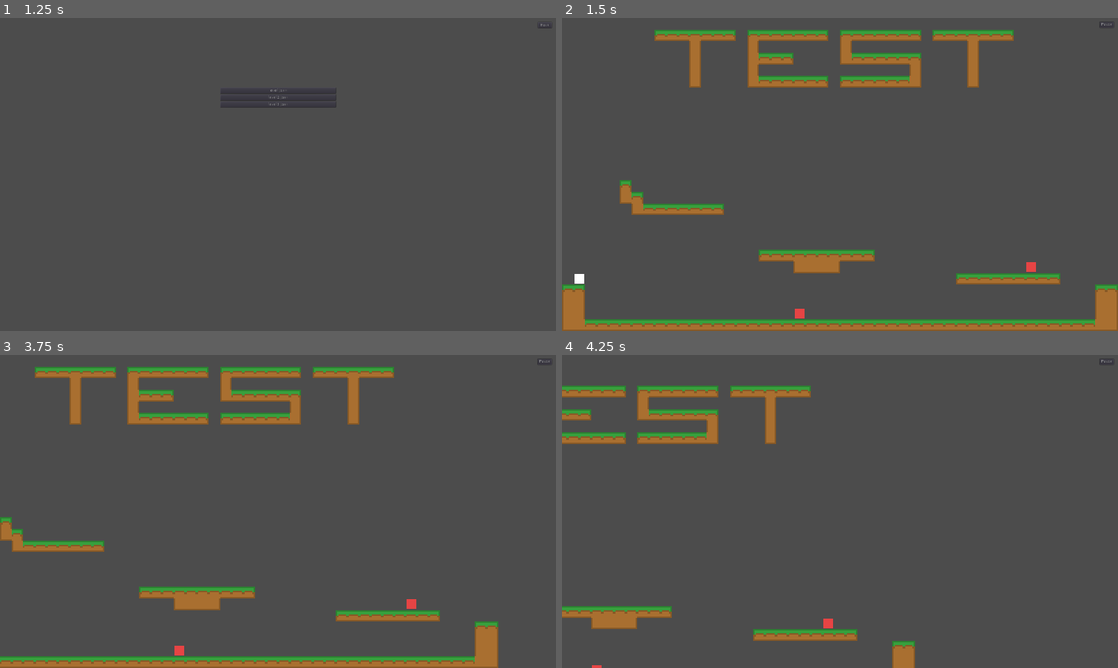
Above: before the commit, frames 1-4 (two rows, left to right).
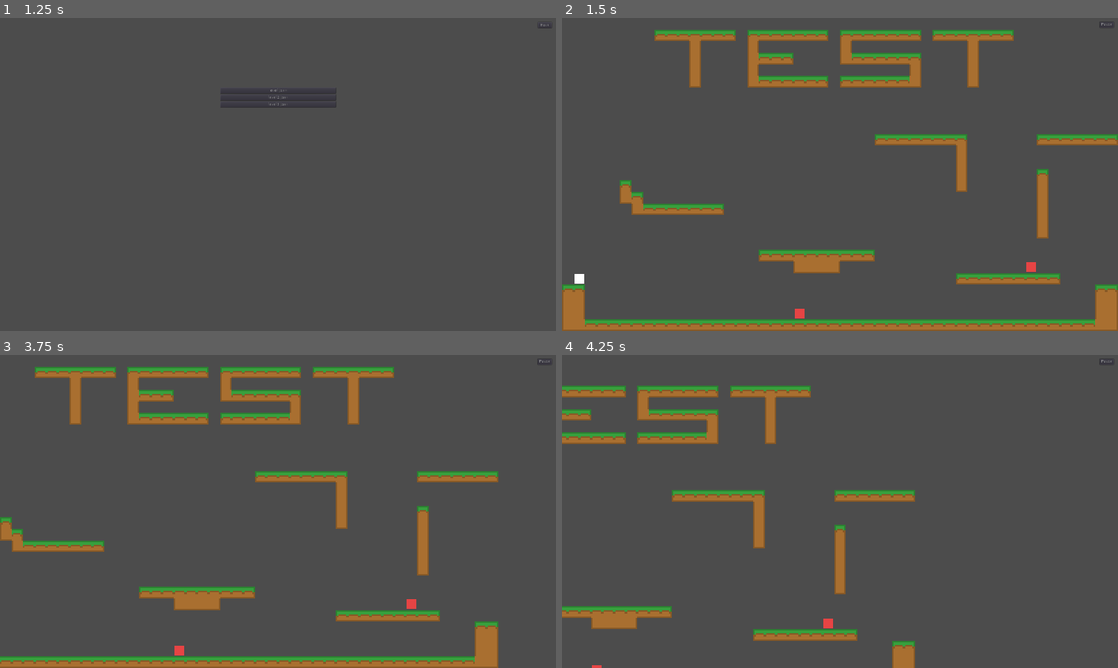
Above: after the commit, the same moments.

Repository: OscarGlo/Platformer
Game: Godot game, scene res://Scenes/GUI/MainMenu.tscn
The game is run twice, just before and just after one commit, with the same random seed, the same clock (stepped at 60 frames per second) and the same inputs.
Inputs (mouse positions are in pixels of both pictures, inside the frame that each line leads up to):
- Up to frame 1 (1.25 s): click "Edit" at 0.5 s
- Up to frame 2 (1.5 s): click "level.json" at 1.25 s
- Up to frame 3 (3.75 s): click "Pause" at 2 s; click "Back" at 2.75 s; tap Enter at 3.5 s; move the mouse to (400, 495) at 3.52 s; hold Right (ui_right) from 3.53 s (still down); hold Middle mouse button (middle_click) from 3.53 s (still down)
- Up to frame 4 (4.25 s): keep holding Right (ui_right); keep holding Middle mouse button (middle_click); tap Up (ui_up) at 3.77 s

Frame 1 is identical in both runs. In frame 2, 1.9% of the frame differs, in the area x 56-100%, y 37-71%; in frame 3, 1.9%; in frame 4, 1.9%, in the area x 19-64%, y 43-77%.

Commit message:
Wall sliding and wall jumps

Diff:
--- a/Levels/level.json
+++ b/Levels/level.json
@@ -19,15 +19,15 @@
                         "                                                ",
                         "                                                ",
                         "                                                ",
-                        "                                                ",
-                        "                                                ",
-                        "                                                ",
-                        "                                                ",
-                        "     a                                          ",
-                        "     aa                                         ",
-                        "      aaaaaaaa                                  ",
-                        "                                                ",
-                        "                                                ",
+                        "                           aaaaaaaa      aaaaaaa",
+                        "                                  a             ",
+                        "                                  a             ",
+                        "                                  a      a      ",
+                        "     a                            a      a      ",
+                        "     aa                                  a      ",
+                        "      aaaaaaaa                           a      ",
+                        "                                         a      ",
+                        "                                         a      ",
                         "                                                ",
                         "                 aaaaaaaaaa                     ",
                         "                    aaaa                        ",
--- a/Scripts/Game.gd
+++ b/Scripts/Game.gd
@@ -92,7 +92,7 @@
 	if world.get_room_at_pos(player.position) == null and world.die_out_of_bounds and not death_screen:
 		death()
 
-func process_edit(delta):
+func process_edit(_delta):
 	pass
 
 func _process(delta):
--- a/Scripts/Level/Entities/Bouncer.gd
+++ b/Scripts/Level/Entities/Bouncer.gd
@@ -1,16 +1,17 @@
 extends LivingEntity
 
-var move_speed = 2000
+var move_speed = 1000
 
 func _ready():
 	kill_on_collide = true
 	gravity = 0
 	speed = Vector2.ONE * move_speed
+	# Remove friction
 	air_friction = 1
 	air_resistance = 1
 	floor_friction = 1
 
-func _physics_process(delta):
+func _physics_process(_delta):
 	if $Up.is_colliding() or $Down.is_colliding():
 		speed.y = -speed.y
 
--- a/Scripts/Level/Entities/Exit.gd
+++ b/Scripts/Level/Entities/Exit.gd
@@ -1,7 +1,5 @@
 class_name Exit
 extends Entity
-
-signal level_end
 
 func _ready():
 	connect("body_entered", self, "on_body_entered")
--- a/Scripts/Level/Entities/Player.gd
+++ b/Scripts/Level/Entities/Player.gd
@@ -3,6 +3,8 @@
 
 const move_speed = 2300
 var jump_force = gravity * 10
+
+var wall_friction = 0.8
 
 var coyote = BufferTimer.new().with_time(0.05)
 var jump_buf = BufferTimer.new().with_time(0.1)
@@ -29,6 +31,10 @@
 		# Add speed incrementally so that max speed is move_speed
 		speed.x += direction * move_speed * (1 - (floor_friction if body.is_on_floor() else air_friction))
 
+	# Stop against walls
+	if body.is_on_wall():
+		speed.x = sign(speed.x) * epsilon
+
 func update_jump(_delta):
 	# Set timers
 	if body.is_on_floor():
@@ -44,6 +50,10 @@
 	if Input.is_action_just_pressed("ui_up"):
 		jump_buf.start()
 
+	# Wall sliding
+	if speed.y > 0 and abs(speed.x) > 0 and body.is_on_wall():
+		speed.y *= wall_friction
+
 	# Jump
 	if (jump_buf.running() and coyote.running()) or (jump_hold.running() and Input.is_action_pressed("ui_up")):
 		speed.y = -jump_force
@@ -54,6 +64,13 @@
 			# Set hold timer on jump start
 			jump_hold.start()
 
+	# Wall jump
+	if body.is_on_wall() and jump_buf.running():
+		speed.x = -sign(speed.x) * move_speed
+		speed.y = -jump_force
+
+		jump_hold.start()
+
 func _physics_process(delta):
 	if GameUtil.game != null and GameUtil.game.mode == GameUtil.PLAY:
 		update_horizontal_movement()
--- a/Scripts/Level/Entities/Walker.gd
+++ b/Scripts/Level/Entities/Walker.gd
@@ -7,7 +7,7 @@
 	snap = 8
 	kill_on_collide = true
 
-func _physics_process(delta):
+func _physics_process(_delta):
 	# Bounce on walls
 	if $LeftRay.is_colliding() or $RightRay.is_colliding():
 		direction = -direction
--- a/project.godot
+++ b/project.godot
@@ -83,7 +83,6 @@
 TilesetGen="*res://Scripts/Singleton/TilesetGen.gd"
 FileUtil="*res://Scripts/Singleton/FileUtil.gd"
 VectorUtil="*res://Scripts/Singleton/VectorUtil.gd"
-RoomUtil="*res://Scripts/Singleton/RoomUtil.gd"
 StringUtil="*res://Scripts/Singleton/StringUtil.gd"
 LevelGen="*res://Scripts/Singleton/LevelGen.gd"
 LevelInfo="*res://Scripts/Singleton/LevelInfo.gd"
